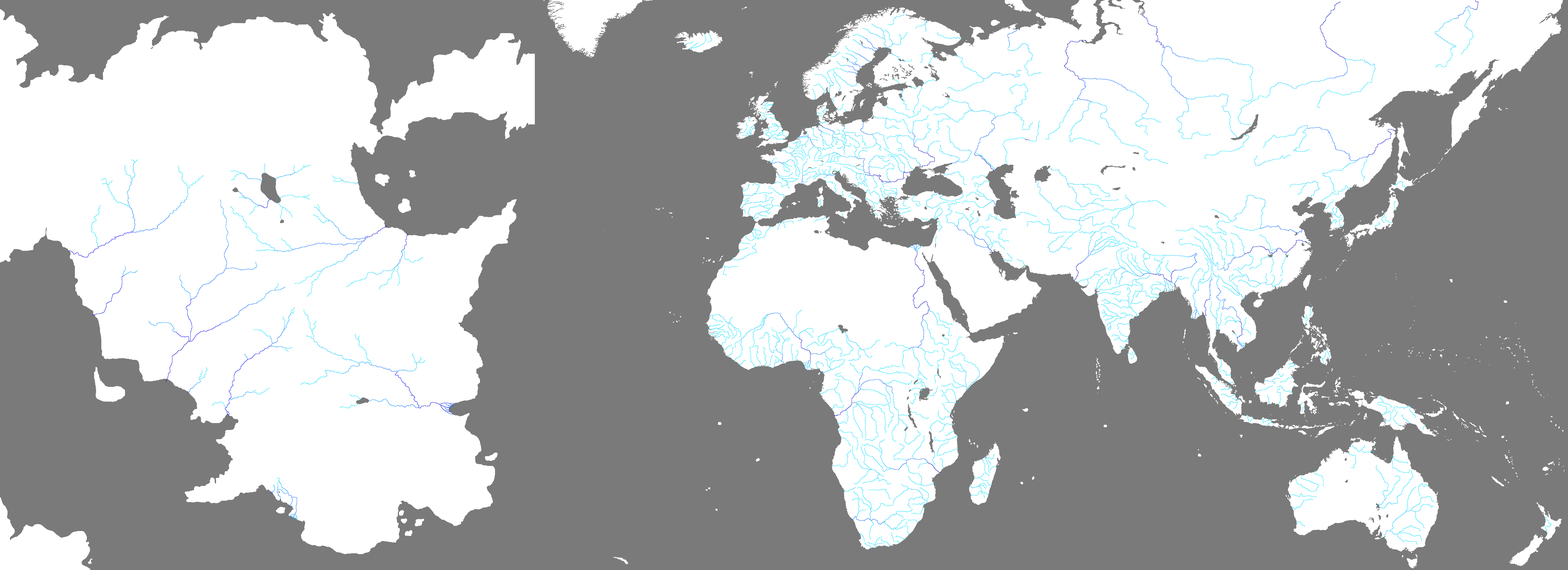
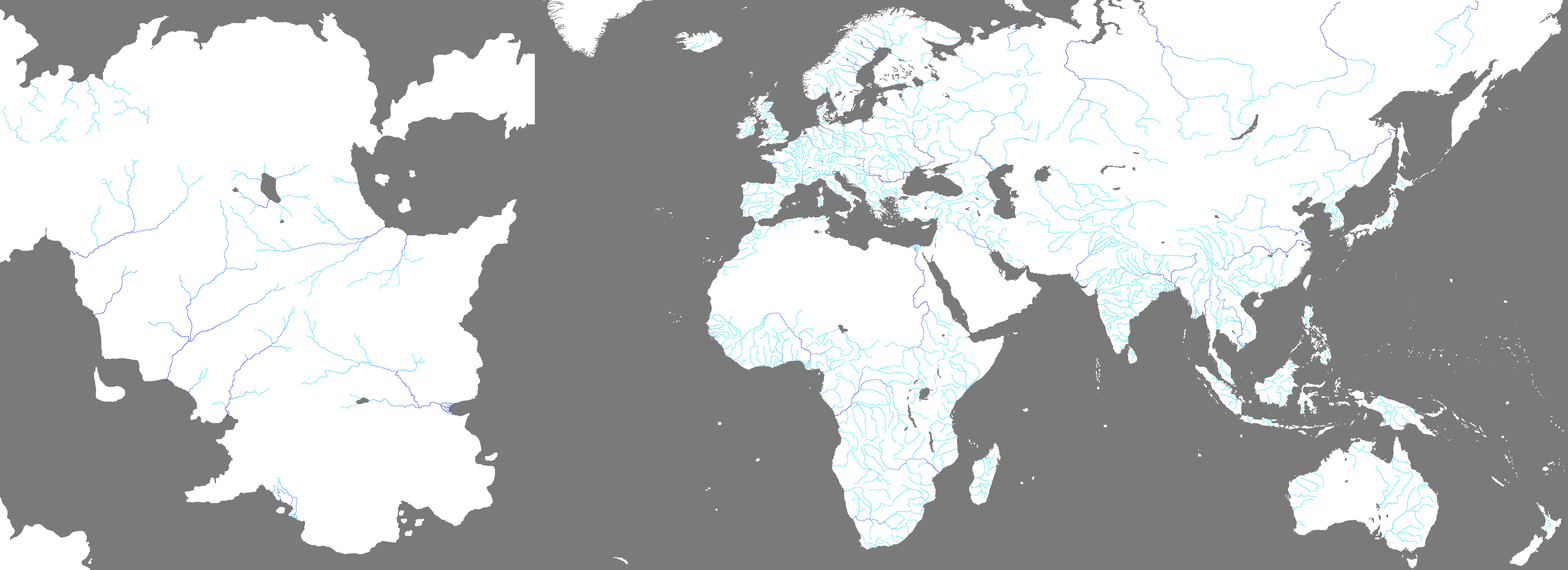
Layered file, before and after one edit (w=1568, h=570). Changes by layer:
showed "Visible", painted on it over (3, 78, 149, 144)
renamed "rivers.bmp copy" to "dargaren", showed it, moved it above "gultamal", painted on it over (3, 78, 149, 144)
